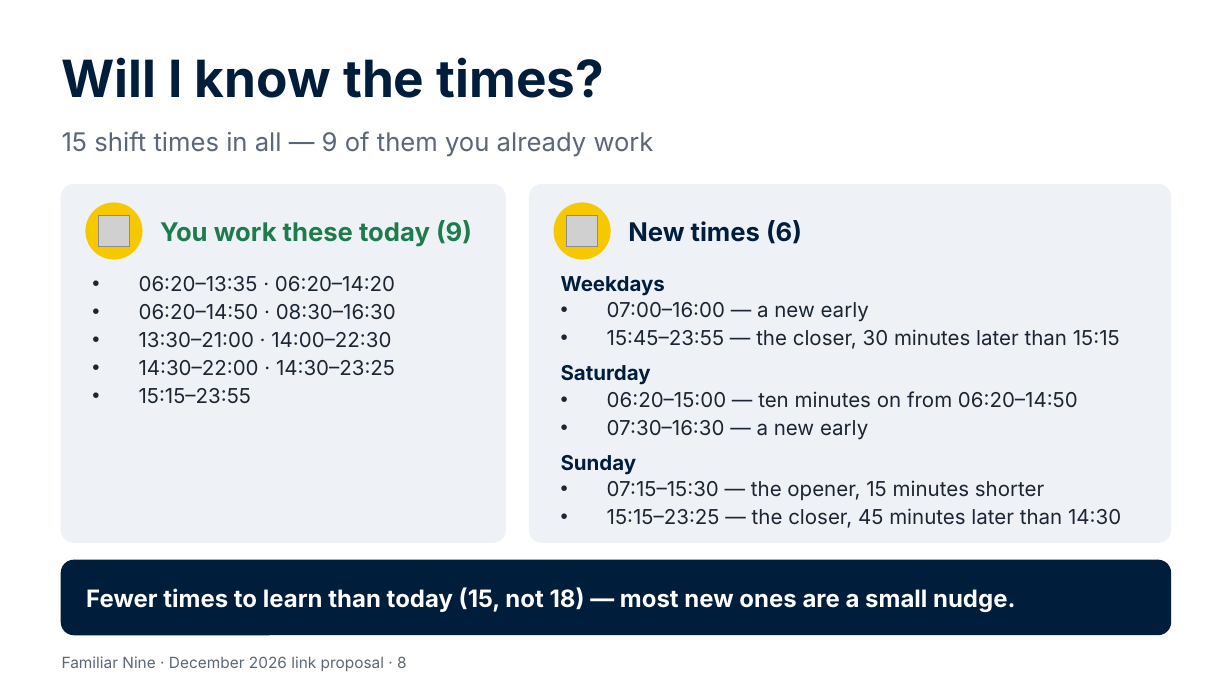
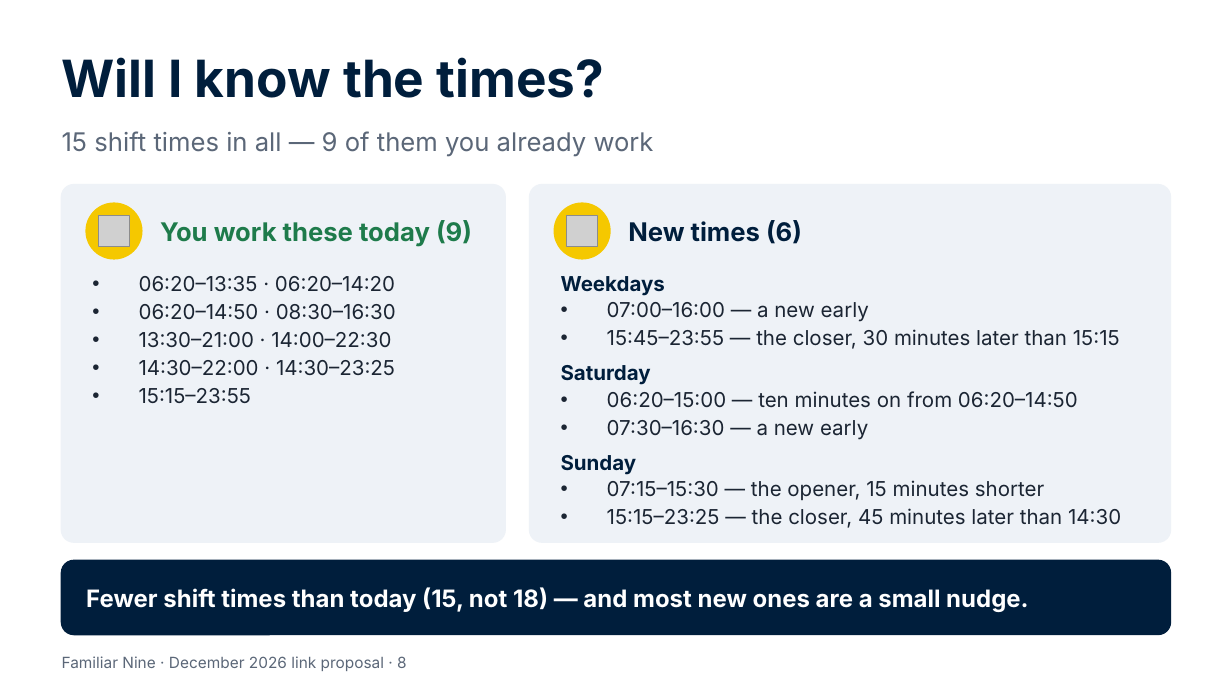
Before and after one commit to Garethdavidmiller/roster-app, a slide deck: slide 8 of docs/proposals/presentations/Familiar-Nine-for-colleagues.pptx. Drawn at 1232x693 pixels with LibreOffice and Linux fonts; fonts in the diff are those of the drawing; grey boxes stand for pictures. Boxes give left, top, right and bottom in pixels: in the first picture for what was removed or moved away, otherwise in the second. Text is boxed around its words. In the diff, an @@ line names an element or a change of style, - is before the commit and + after.

```diff
--- a/docs/proposals/presentations/Familiar-Nine-for-colleagues.pptx
+++ b/docs/proposals/presentations/Familiar-Nine-for-colleagues.pptx
@@ text at (86, 587, 1028, 612): text changed @@
-Fewer times to learn than today (15, not 18) — most new ones are a small nudge.
+Fewer shift times than today (15, not 18) — and most new ones are a small nudge.
```
Also in this commit, not shown: 4 other slides changed, 2 other files.
